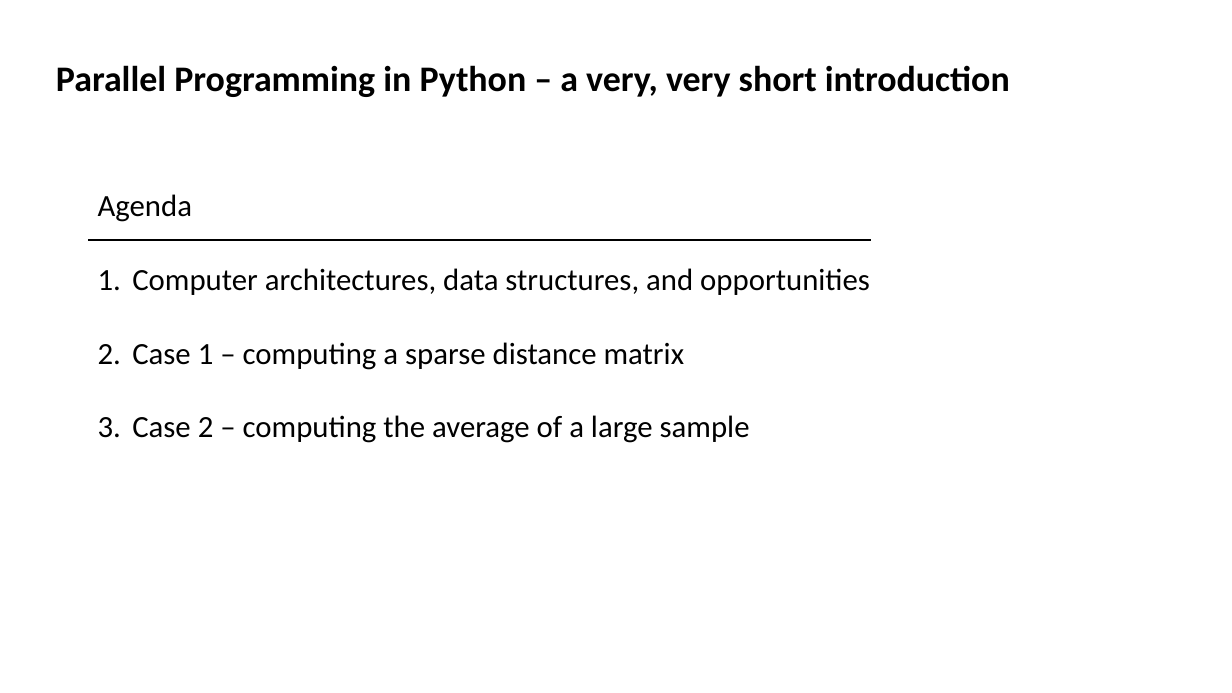
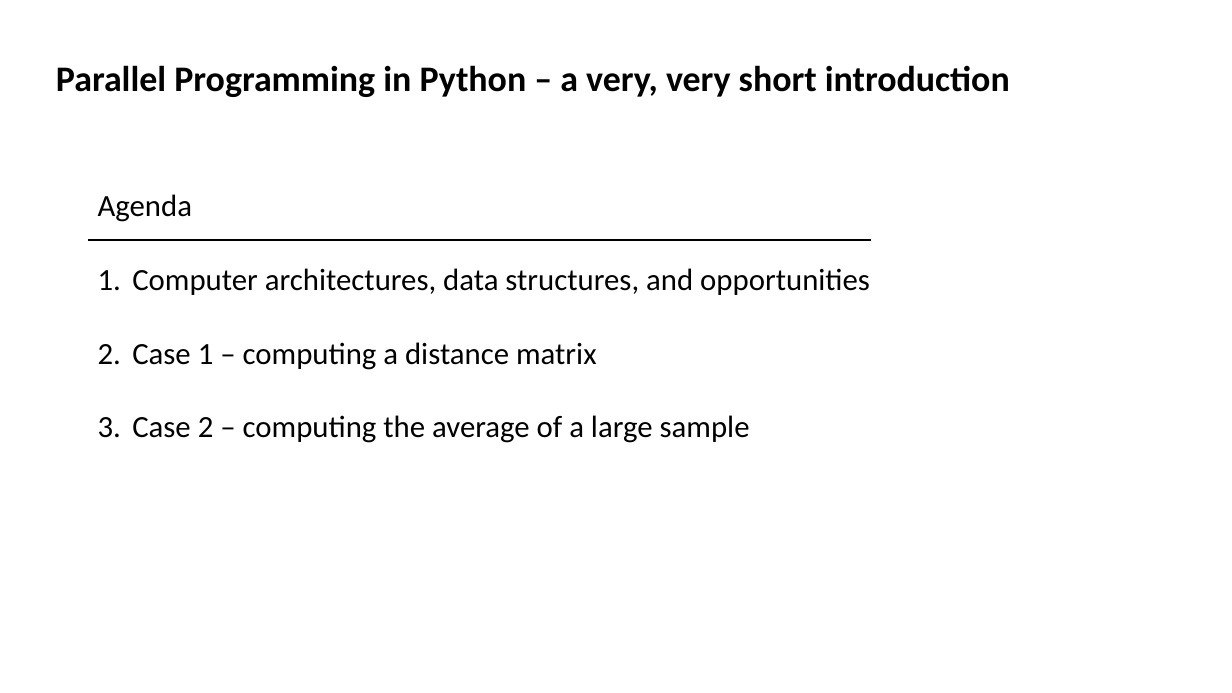
Before and after one commit to andreplima/BoT-in-Python, a slide deck: slide 1 of BoT in Python.pptx. Drawn at 1232x693 pixels with LibreOffice and Linux fonts; fonts in the diff are those of the drawing. Boxes give left, top, right and bottom in pixels: in the first picture for what was removed or moved away, otherwise in the second. Text is boxed around its words. In the diff, an @@ line names an element or a change of style, - is before the commit and + after.

```diff
--- a/BoT in Python.pptx
+++ b/BoT in Python.pptx
@@ text at bbox=[132, 342, 596, 370]: text changed @@
-2. Case 1 – computing a sparse distance matrix
+2. Case 1 – computing a distance matrix
```
Also in this commit, not shown: 5 other slides changed, 1 slide added.
